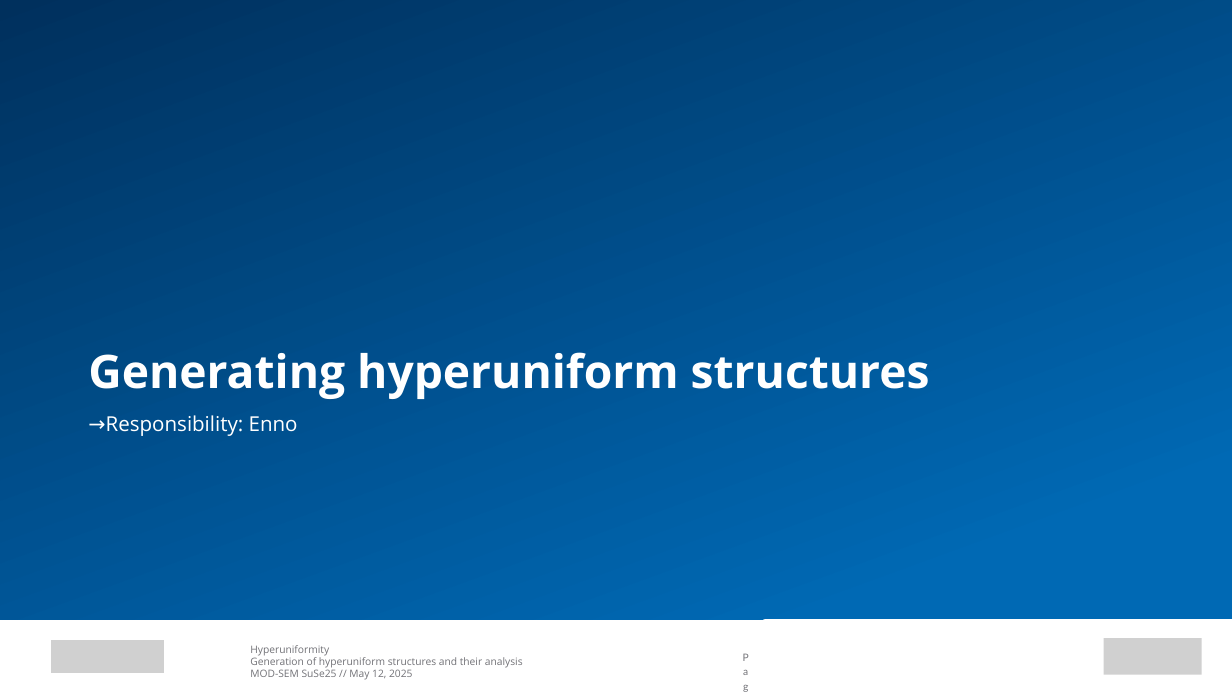
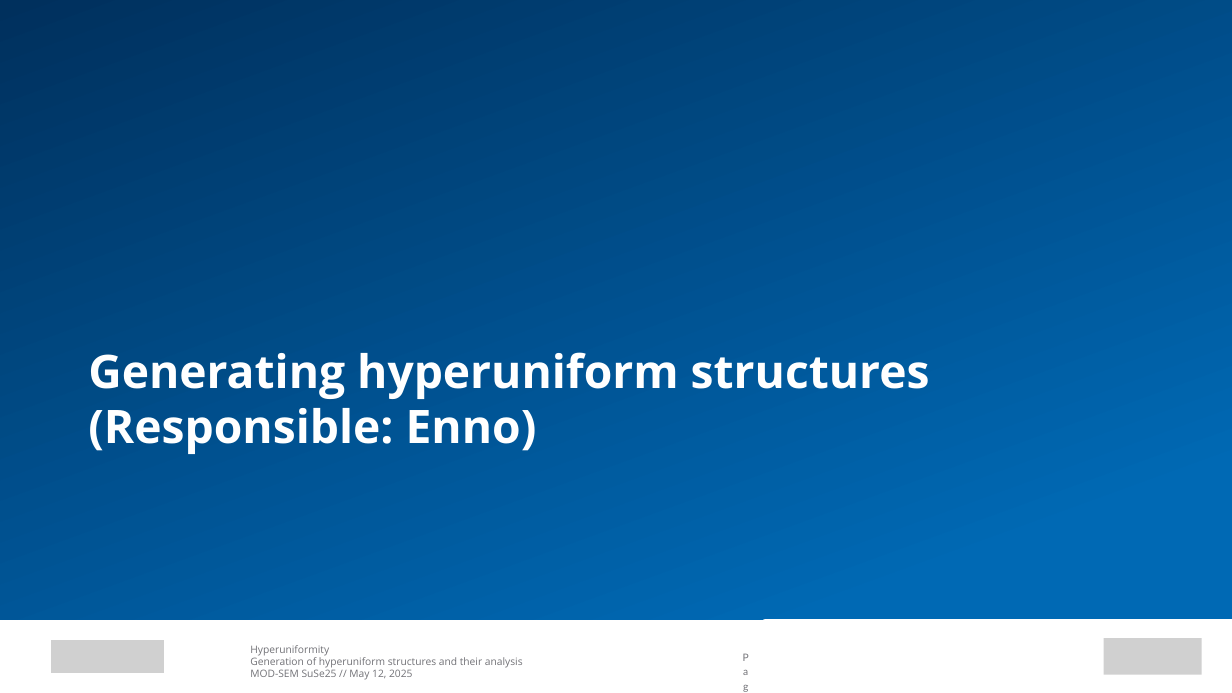
Before and after one commit to EnnoI/modeling_seminarSoSe25, a slide deck: slide 5 of presentation_backup/Persistent homology and topological statistics of hyperuniform point clouds.pptx. Drawn at 1232x693 pixels with LibreOffice and Linux fonts; fonts in the diff are those of the drawing; grey boxes stand for pictures. Boxes give left, top, right and bottom in pixels: in the first picture for what was removed or moved away, otherwise in the second. Text is boxed around its words. In the diff, an @@ line names an element or a change of style, - is before the commit and + after.

```diff
--- a/presentation_backup/Persistent homology and topological statistics of hyperuniform point clouds.pptx
+++ b/presentation_backup/Persistent homology and topological statistics of hyperuniform point clouds.pptx
@@ text at [88,408,537,454]: paragraph added @@
+(Responsible: Enno)
@@ text removed at [106,415,298,436] @@
-→Responsibility: Enno
```
Also in this commit, not shown: 11 other slides changed, 1 slide removed, 1 other file.
